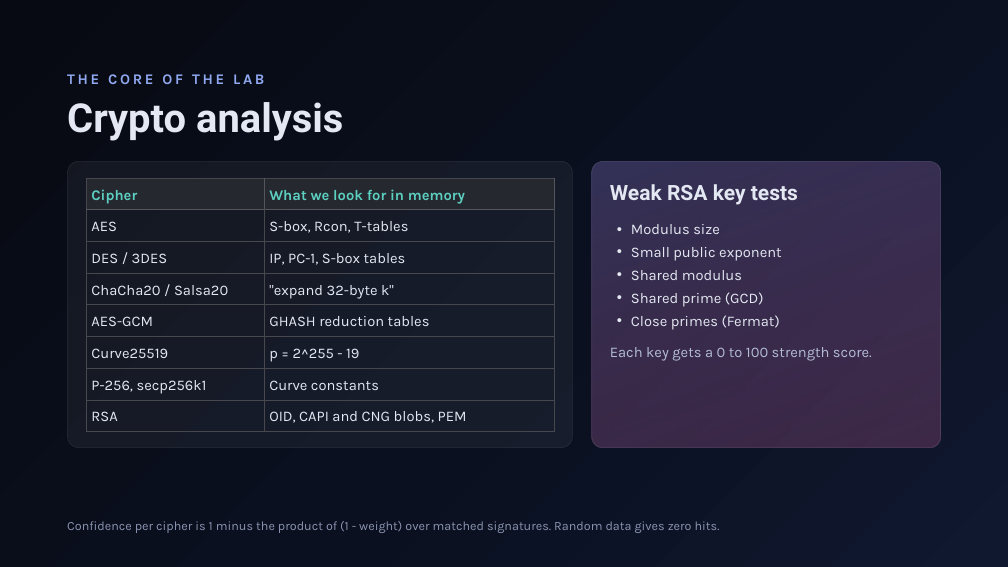
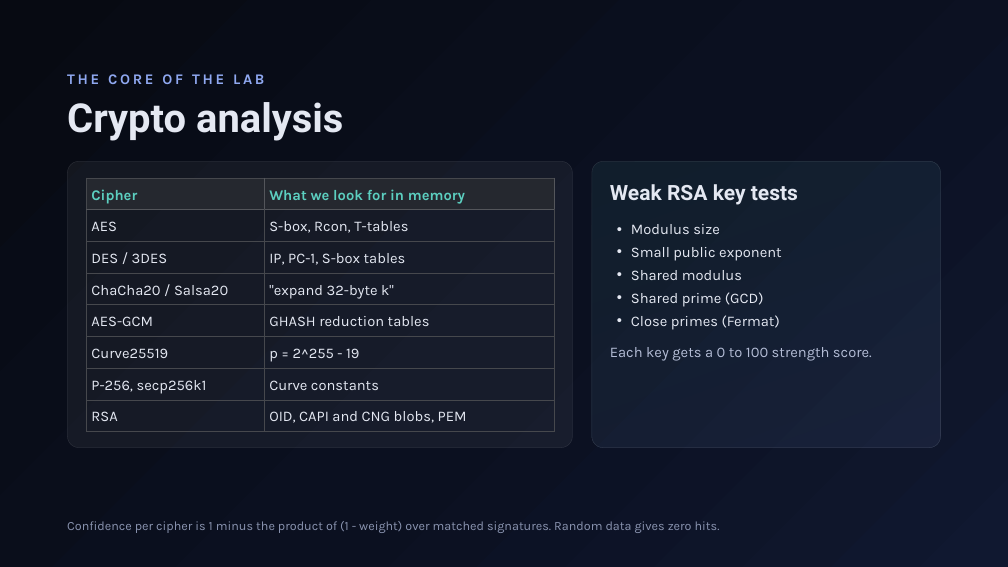
Before and after one commit to HalcyonVector/Triageguard, a slide deck: slide 4 of TriageGuard Progress Evaluation.pptx. Drawn at 1008x567 pixels with LibreOffice and Linux fonts; fonts in the diff are those of the drawing. Boxes give left, top, right and bottom in pixels: in the first picture for what was removed or moved away, otherwise in the second. Text is boxed around its words. In the diff, an @@ line names an element or a change of style, - is before the commit and + after.

```diff
--- a/TriageGuard Progress Evaluation.pptx
+++ b/TriageGuard Progress Evaluation.pptx
@@ rounded rectangle at <box>592,161,941,448</box>: fill gradient #9B8AE8 to #F472B6 to gradient #5CCFC0 to #8FA8F0 @@
```
Also in this commit, not shown: 3 other slides changed.
